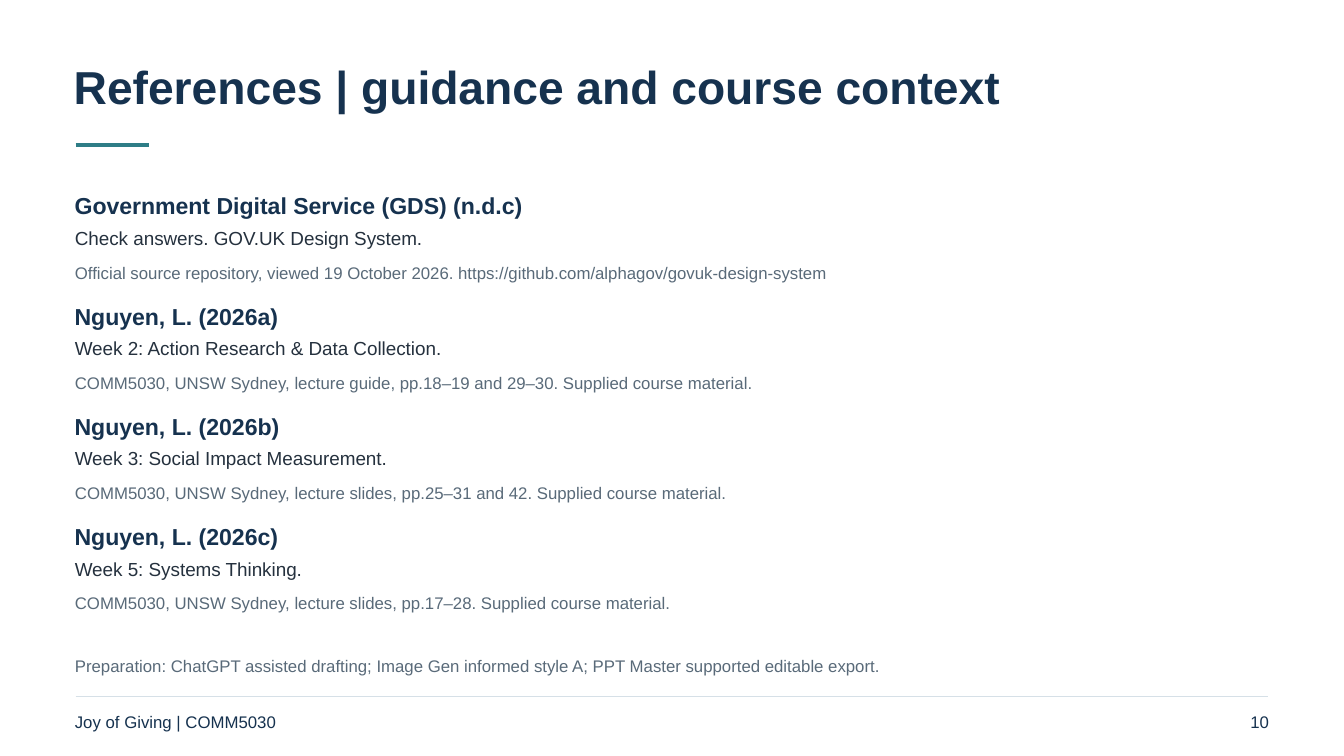
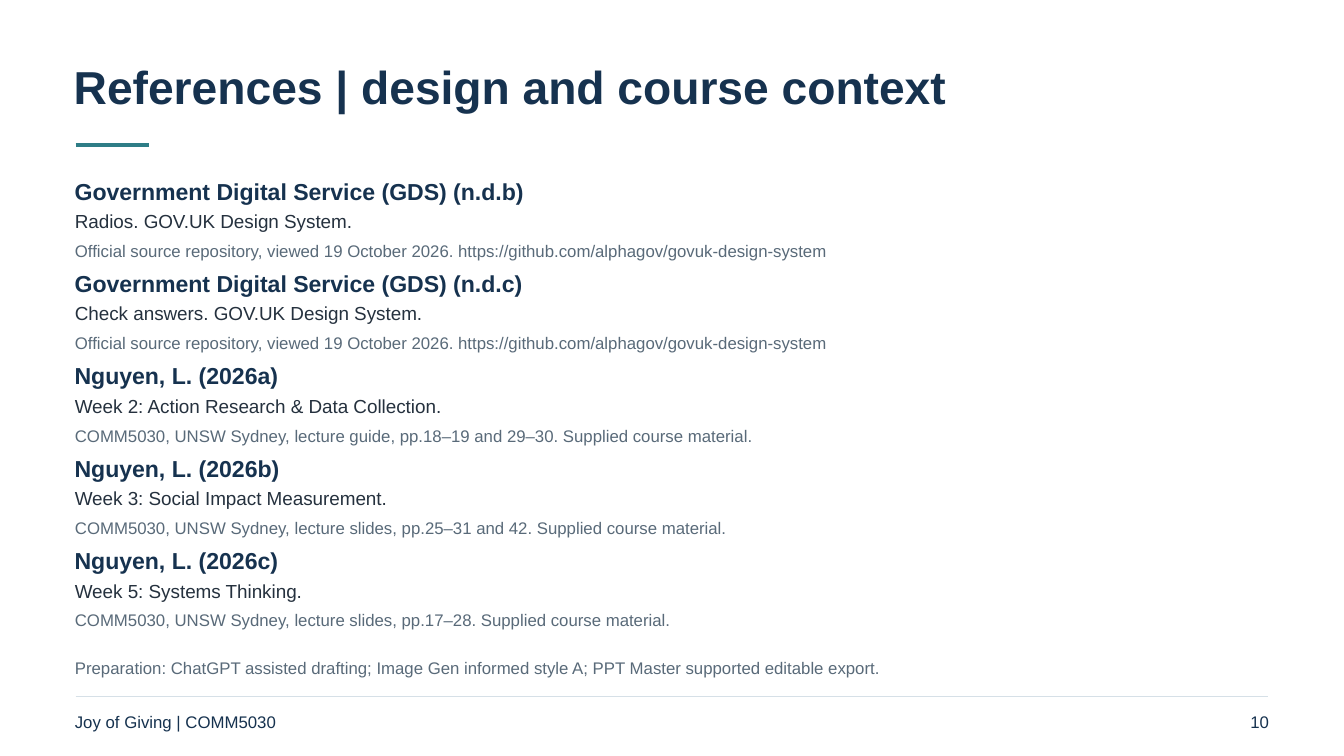
Before and after one commit to Estherx531/Comm5030, a slide deck: slide 10 of deliverables/assessment-2/A2_Presentation.pptx. Drawn at 1344x756 pixels with LibreOffice and Linux fonts; fonts in the diff are those of the drawing. Boxes give left, top, right and bottom in pixels: in the first picture for what was removed or moved away, otherwise in the second. Text is boxed around its words. In the diff, an @@ line names an element or a change of style, - is before the commit and + after.

Commit message:
Strengthen A2 evidence, measurement appraisal and testing plan

```diff
--- a/deliverables/assessment-2/A2_Presentation.pptx
+++ b/deliverables/assessment-2/A2_Presentation.pptx
@@ text at (74, 70, 946, 113): text changed @@
-References | guidance and course context
+References | design and course context
@@ text added at (75, 183, 523, 205), 16.5 pt, text #16324F, bold @@
+Government Digital Service (GDS) (n.d.b)
@@ text added at (75, 214, 352, 232), 13.5 pt, text #25313E @@
+Radios. GOV.UK Design System.
@@ text "Official source repository, viewed 19 ...": place and size @@
-text "Official source repository, viewed 19 ..." at (75, 267, 826, 283)
+text "Official source repository, viewed 19 ..." at (75, 245, 826, 261)
@@ text "Government Digital Service (GDS) (n.d.c)": place and size @@
-text "Government Digital Service (GDS) (n.d.c)" at (75, 197, 522, 219)
+text "Government Digital Service (GDS) (n.d.c)" at (75, 275, 522, 297)
@@ text "Check answers. GOV.UK Design System.": place and size @@
-text "Check answers. GOV.UK Design System." at (75, 231, 422, 249)
+text "Check answers. GOV.UK Design System." at (75, 306, 422, 324)
@@ text added at (75, 337, 826, 353), 12 pt, text #596A79 @@
+Official source repository, viewed 19 October 2026. https://github.com/alphagov/govuk-design-system
@@ text "Nguyen, L. (2026a)": place and size @@
-text "Nguyen, L. (2026a)" at (75, 308, 278, 330)
+text "Nguyen, L. (2026a)" at (75, 367, 278, 389)
@@ text "Week 2: Action Research & ...": place and size @@
-text "Week 2: Action Research & ..." at (75, 341, 441, 355)
+text "Week 2: Action Research & ..." at (75, 399, 441, 413)
@@ text "COMM5030, UNSW Sydney, lecture guide, ...": place and size @@
-text "COMM5030, UNSW Sydney, lecture guide, ..." at (75, 377, 752, 393)
+text "COMM5030, UNSW Sydney, lecture guide, ..." at (75, 430, 752, 446)
@@ text "Nguyen, L. (2026b)": place and size @@
-text "Nguyen, L. (2026b)" at (75, 418, 280, 440)
+text "Nguyen, L. (2026b)" at (75, 460, 280, 482)
@@ text "Week 3: Social Impact Measurement.": place and size @@
-text "Week 3: Social Impact Measurement." at (75, 451, 387, 469)
+text "Week 3: Social Impact Measurement." at (75, 491, 387, 509)
@@ text "COMM5030, UNSW Sydney, lecture slides, ...": place and size @@
-text "COMM5030, UNSW Sydney, lecture slides, ..." at (75, 487, 726, 503)
+text "COMM5030, UNSW Sydney, lecture slides, ..." at (75, 522, 726, 538)
@@ text "Nguyen, L. (2026c)": place and size @@
-text "Nguyen, L. (2026c)" at (75, 528, 278, 550)
+text "Nguyen, L. (2026c)" at (75, 552, 278, 574)
@@ text "Week 5: Systems Thinking.": place and size @@
-text "Week 5: Systems Thinking." at (75, 562, 302, 580)
+text "Week 5: Systems Thinking." at (75, 584, 302, 602)
@@ text "COMM5030, UNSW Sydney, lecture slides, ...": place and size @@
-text "COMM5030, UNSW Sydney, lecture slides, ..." at (75, 597, 670, 613)
+text "COMM5030, UNSW Sydney, lecture slides, ..." at (75, 614, 670, 630)
```
Also in this commit, not shown: 5 other slides changed, 5 slides added, 5 slides removed, 5 other files.
